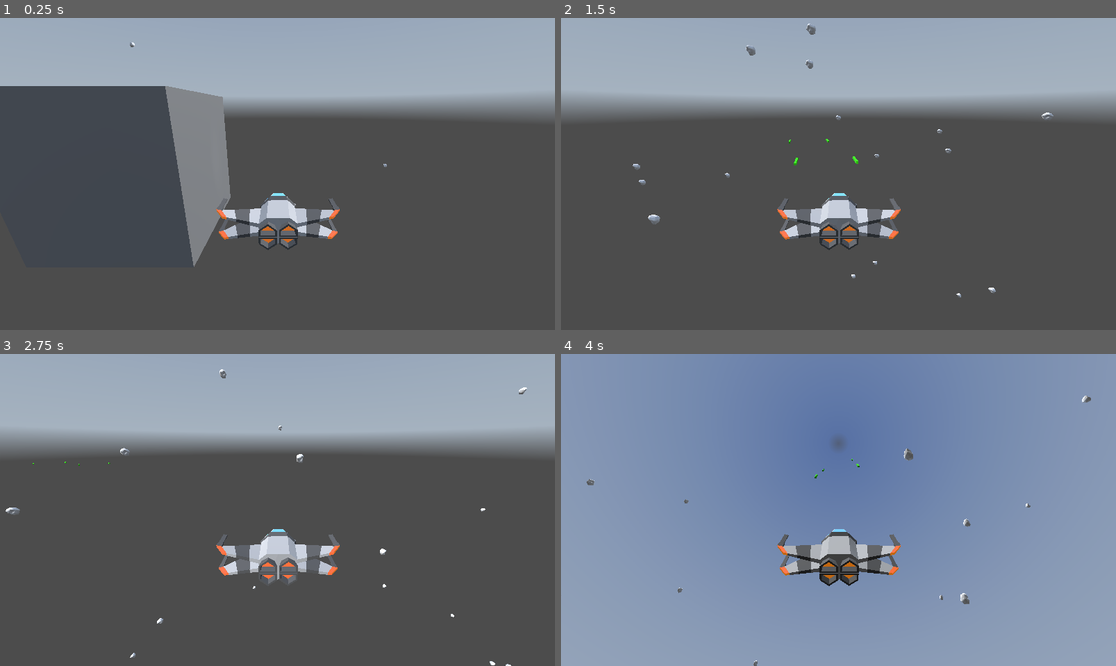
Above: before the commit, frames 1-4 (two rows, left to right).
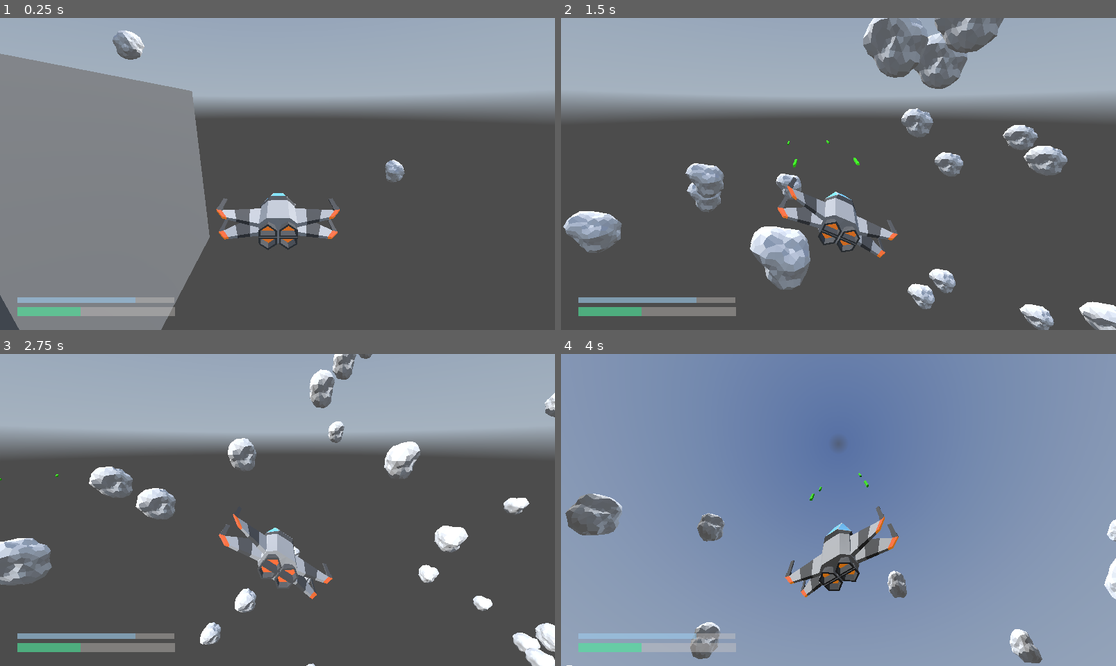
Above: after the commit, the same moments.

Repository: matousposp08/SpaceGame
Game: Godot game, scene res://scenes/root.tscn
The game is run twice, just before and just after one commit, with the same random seed, the same clock (stepped at 60 frames per second) and the same inputs. A sky picture missing from this copy of the repository is replaced by a grey-blue gradient.
Inputs (mouse positions are in pixels of both pictures, inside the frame that each line leads up to):
- Up to frame 1 (0.25 s): no input
- Up to frame 2 (1.5 s): tap Enter (ui_accept) at 0.5, 0.77 s; move the mouse to (960, 158) at 0.52 s; hold Right (ui_right) 0.53-1.28 s; hold Shift (boost) 0.53-1.28 s; tap Space (shoot) at 0.8, 1.35 s; move the mouse to (727, 189) at 1.27 s; hold X (brake) from 1.28 s (still down)
- Up to frame 3 (2.75 s): tap Enter (ui_accept) at 1.52 s; tap Shift (boost) at 1.55 s; move the mouse to (333, 441) at 2.02 s; release X (brake) at 2.03 s; hold Right (ui_right) from 2.03 s (still down); hold Shift (boost) from 2.03 s (still down); tap Space (shoot) at 2.3 s
- Up to frame 4 (4 s): move the mouse to (810, 572) at 2.77 s; release Right (ui_right) at 2.78 s; release Shift (boost) at 2.78 s; hold Up (ui_up) 2.78-3.53 s; tap Space (shoot) at 2.85, 3.8 s; tap Enter (ui_accept) at 3.02, 3.77 s; tap Shift (boost) at 3.05 s; move the mouse to (1005, 556) at 3.52 s; hold Left (ui_left) from 3.53 s (still down); hold Shift (boost) from 3.53 s (still down)

The runs differ from the first frame. In frame 1, 29% of the frame differs, in the area x 0-73%, y 4-100%; in frame 2, 13%; in frame 3, 9.3%; in frame 4, 6.4%.

Commit message:
player: add laser explosion and plane rotation

Diff:
--- a/Dogfights/scenes/asteroids.tscn
+++ b/Dogfights/scenes/asteroids.tscn
@@ -1,14 +1,23 @@
-[gd_scene load_steps=3 format=3 uid="uid://q3misfv5wrv3"]
+[gd_scene load_steps=4 format=3 uid="uid://q3misfv5wrv3"]
 
 [ext_resource type="PackedScene" uid="uid://co535kb5mnsby" path="res://models/asteroids/Asteroids.glb" id="1_rxxw6"]
 
 [sub_resource type="SphereShape3D" id="SphereShape3D_l7gkf"]
-radius = 0.8
+radius = 1.0
+
+[sub_resource type="SphereShape3D" id="SphereShape3D_wvo5o"]
+radius = 1.0
 
 [node name="Asteroids" type="Node3D"]
 
 [node name="Asteroid1" parent="." instance=ExtResource("1_rxxw6")]
 
 [node name="CollisionShape3D" type="CollisionShape3D" parent="."]
-transform = Transform3D(1, 0, 0, 0, 1, 0, 0, 0, 1, -0.483428, -0.399147, -0.697724)
+transform = Transform3D(1, 0, 0, 0, 1, 0, 0, 0, 1, -0.640731, -0.399147, -0.405487)
 shape = SubResource("SphereShape3D_l7gkf")
+
+[node name="Area3D" type="Area3D" parent="."]
+transform = Transform3D(1, 0, 0, 0, 1, 0, 0, 0, 1, -0.484974, -0.267061, -0.494008)
+
+[node name="CollisionShape3D" type="CollisionShape3D" parent="Area3D"]
+shape = SubResource("SphereShape3D_wvo5o")
--- a/Dogfights/scenes/laser.tscn
+++ b/Dogfights/scenes/laser.tscn
@@ -16,8 +16,8 @@
 lifetime_randomness = 0.19
 direction = Vector3(1, 1, 1)
 spread = 94.821
-initial_velocity_min = 54.48
-initial_velocity_max = 63.41
+initial_velocity_min = 100.0
+initial_velocity_max = 100.0
 
 [sub_resource type="StandardMaterial3D" id="StandardMaterial3D_gvwt5"]
 albedo_color = Color(0, 0.741176, 0.423529, 1)
@@ -66,4 +66,6 @@
 draw_pass_1 = SubResource("BoxMesh_rvuk3")
 
 [connection signal="area_entered" from="Area3D" to="." method="_on_area_3d_area_entered"]
+[connection signal="body_entered" from="Area3D" to="." method="_on_area_3d_body_entered"]
 [connection signal="area_entered" from="Area3D2" to="." method="_on_area_3d_2_area_entered"]
+[connection signal="body_entered" from="Area3D2" to="." method="_on_area_3d_2_body_entered"]
--- a/Dogfights/scenes/root.tscn
+++ b/Dogfights/scenes/root.tscn
@@ -1,7 +1,8 @@
-[gd_scene load_steps=8 format=3 uid="uid://b3u4jhemhepbr"]
+[gd_scene load_steps=9 format=3 uid="uid://b3u4jhemhepbr"]
 
 [ext_resource type="Texture2D" uid="uid://gqdtxl4r2dox" path="res://textures/SolAsteroidBeltHDRI.png" id="1_31hwd"]
 [ext_resource type="Script" path="res://scripts/root.gd" id="1_yfje4"]
+[ext_resource type="PackedScene" uid="uid://ctrxxju7y0exu" path="res://scenes/plaine_ui.tscn" id="3_87hgy"]
 [ext_resource type="PackedScene" uid="uid://b443ceba685uv" path="res://scenes/ship.tscn" id="3_nsaci"]
 
 [sub_resource type="BoxShape3D" id="BoxShape3D_8n52f"]
@@ -33,5 +34,7 @@
 [node name="WorldEnvironment" type="WorldEnvironment" parent="Scenery"]
 environment = SubResource("Environment_x4t8m")
 
+[node name="PLAINE UI" parent="." instance=ExtResource("3_87hgy")]
+
 [node name="ship" parent="." instance=ExtResource("3_nsaci")]
 transform = Transform3D(0.1, 0, 0, 0, 0.1, 0, 0, 0, 0.1, 0, 0, 0)
--- a/Dogfights/scripts/laser.gd
+++ b/Dogfights/scripts/laser.gd
@@ -6,8 +6,10 @@
 var y = 20
 # Called when the node enters the scene tree for the first time.
 func _ready():
+	$GPUParticles3D.emitting = false
 	scale *= 5
 	x = 600
+	y = 60
 
 # Called every frame. 'delta' is the elapsed time since the previous frame.
 func _process(delta):
@@ -19,6 +21,7 @@
 		queue_free()
 
 func destroy():
+	print("yes")
 	explode = true
 	$GPUParticles3D.emitting = true
 	$Area3D/CollisionShape3D.disabled = true
@@ -30,3 +33,11 @@
 
 func _on_area_3d_2_area_entered(area):
 	destroy()
+
+
+func _on_area_3d_body_entered(body):
+	destroy()
+
+
+func _on_area_3d_2_body_entered(body):
+	destroy()
--- a/Dogfights/scripts/plane.gd
+++ b/Dogfights/scripts/plane.gd
@@ -32,12 +32,17 @@
 	var input_dir = Input.get_vector("ui_left", "ui_right", "ui_up", "ui_down")
 	#var direction = (transform.basis * Vector3(input_dir.x, input_dir.y, 0)).normalized()
 	if (Input.is_action_pressed("boost")) :
+		SPEED = -40
+	elif Input.is_action_pressed("brake"):
 		SPEED = -8
-	elif Input.is_action_pressed("brake"):
-		SPEED = -2
 	else :
-		SPEED = -5
-
+		SPEED = -20
+	print("a: " + str($Camera3D.rotation_degrees))
+	print("b: "+ str(rotation_degrees))
+	#$Camera3D.rotation_degrees.x = yvel-10
+	#$Camera3D.rotation_degrees.z = xvel
+	$ship.rotation_degrees.z = xvel*18
+	$ship.rotation_degrees.x = yvel*9
 
 	if input_dir.x < 0:
 		xvel -= 0.1
@@ -67,8 +72,8 @@
 			yvel += 0.05
 
 
-	print(rotation_degrees)
-	rotation_degrees.z = 0
+	#print(rotation_degrees)
+	#rotation_degrees.z = 0
 	#rotate_y(xvel*0.02)
 	#rotate_x(yvel*0.02)
 	#rotation.z = 0
@@ -106,12 +111,12 @@
 	var instance = LASER.instantiate()
 	instance.position = pos
 	instance.transform.basis = bas
-	print(str(position) + " " + str(instance.position))
+	#print(str(position) + " " + str(instance.position))
 	get_parent().add_child(instance)
 
 func chargeShot(pos, bas):
 	var instance = CHARGE.instantiate()
 	instance.position = pos
 	instance.transform.basis = bas
-	print(str(position) + " " + str(instance.position))
+	#print(str(position) + " " + str(instance.position))
 	get_parent().add_child(instance)
--- a/Dogfights/scripts/root.gd
+++ b/Dogfights/scripts/root.gd
@@ -18,4 +18,5 @@
 func rockSpawn(pos: Vector3):
 	var instance = ROCK.instantiate()
 	instance.position = pos
+	instance.scale *= 5
 	get_parent().add_child(instance)
